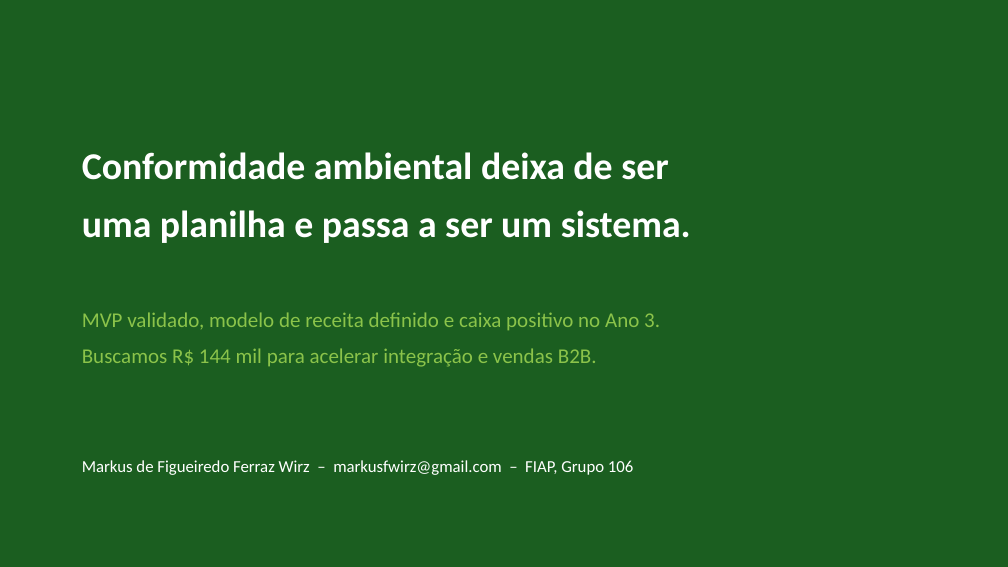
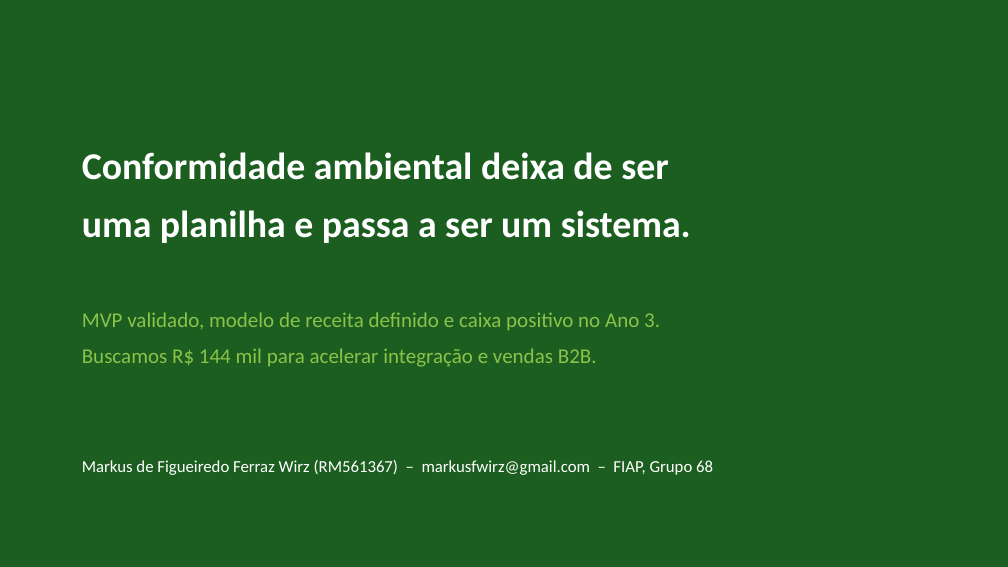
Before and after one commit to mde-figu/aspcore8, a slide deck: slide 13 of docs/EcoTracker_Pitch.pptx. Drawn at 1008x567 pixels with LibreOffice and Linux fonts; fonts in the diff are those of the drawing. Boxes give left, top, right and bottom in pixels: in the first picture for what was removed or moved away, otherwise in the second. Text is boxed around its words. In the diff, an @@ line names an element or a change of style, - is before the commit and + after.

Commit message:
docs: corrige grupo (68) e RM no pitch

```diff
--- a/docs/EcoTracker_Pitch.pptx
+++ b/docs/EcoTracker_Pitch.pptx
@@ text at <box>82,460,713,475</box>: text changed @@
-Markus de Figueiredo Ferraz Wirz – markusfwirz@gmail.com – FIAP, Grupo 106
+Markus de Figueiredo Ferraz Wirz (RM561367) – markusfwirz@gmail.com – FIAP, Grupo 68
```
Also in this commit, not shown: 2 other slides changed, 1 other file.
